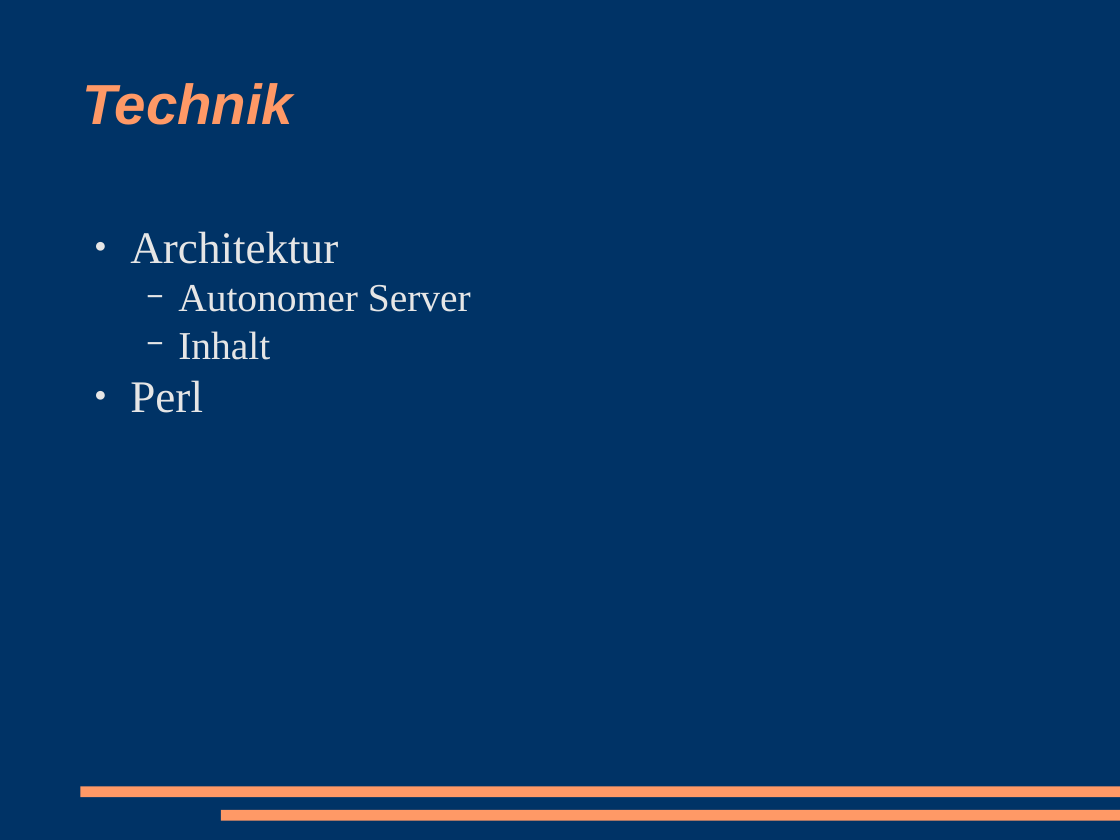
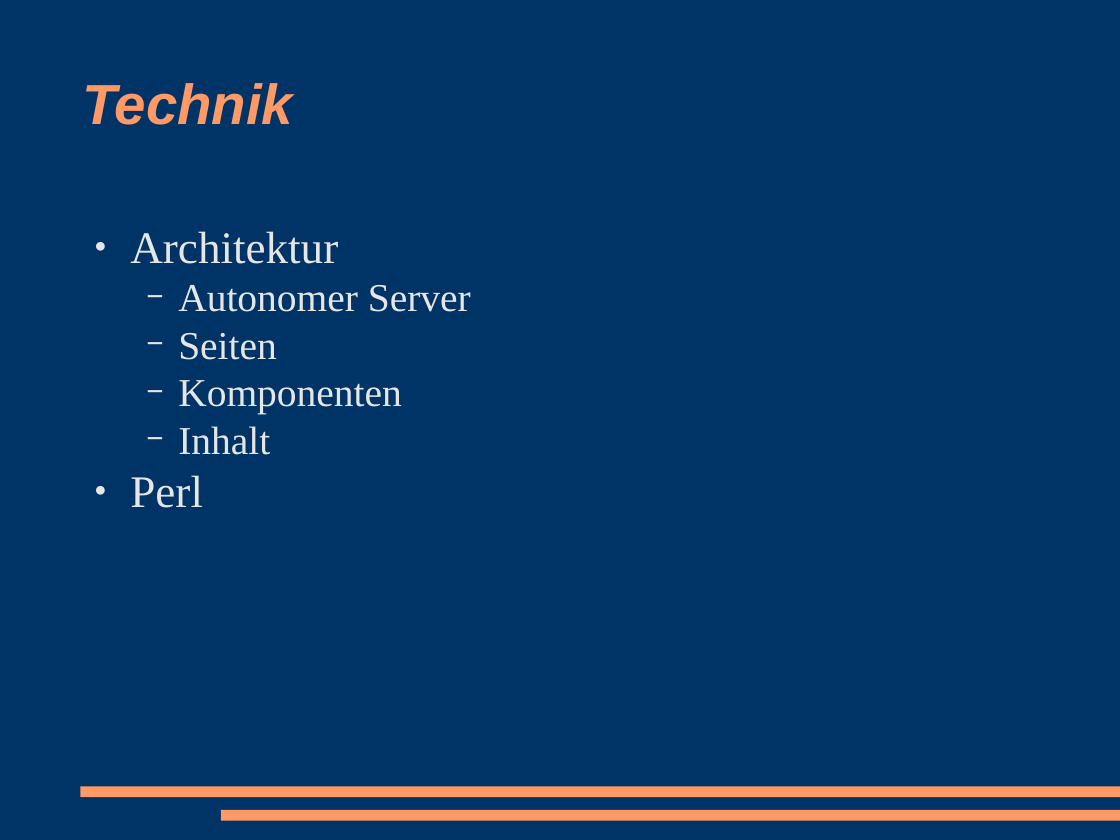
Before and after one commit to racke/Presentations, a slide deck: slide 5 of cebit2009/interchange.odp. Drawn at 1120x840 pixels with LibreOffice and Linux fonts; fonts in the diff are those of the drawing. Boxes give left, top, right and bottom in pixels: in the first picture for what was removed or moved away, otherwise in the second. Text is boxed around its words. In the diff, an @@ line names an element or a change of style, - is before the commit and + after.

```diff
--- a/cebit2009/interchange.odp
+++ b/cebit2009/interchange.odp
@@ text at (178,333,402,415): paragraphs added @@
+  − Seiten
+  − Komponenten
```
Also in this commit, not shown: 16 other slides changed, 2 slides added, 1 slide removed, 1 other file.
